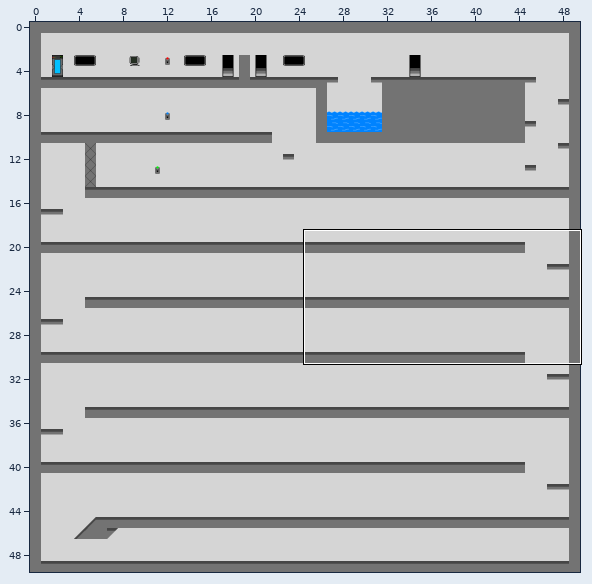
Tiled map, stored at proto_map2.tmx. The first picture is a wide view before the edit; the outline marks the close-up.
Close-up. Before:
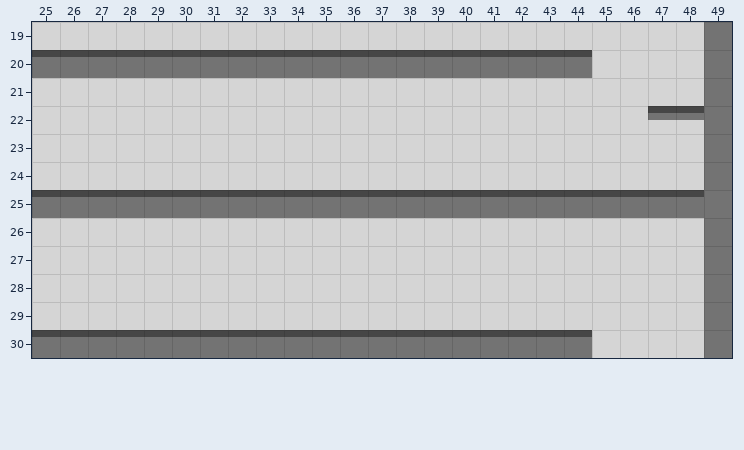
Cells are 128x128 px. Shown: x 25..49, y 19..30. The commit also changed other parts of the map, which this record leaves out.
The result:
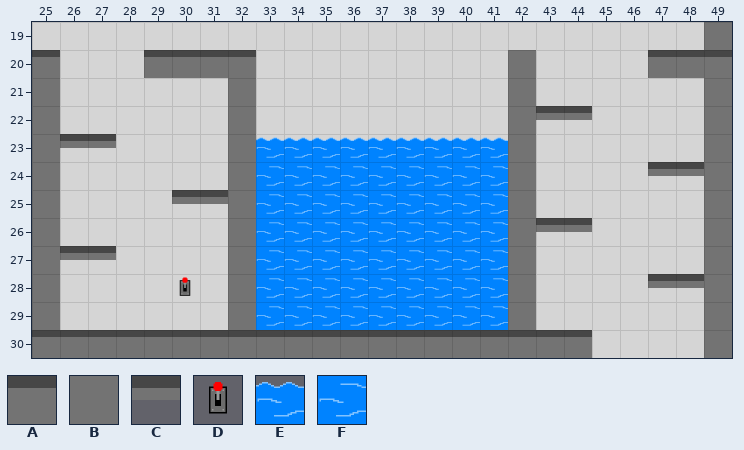
Key: from "Bunker_tiles": A 14 "placeholder_basic_platfo", B 20 "placeholder_light_tile", C 22 "placeholder_thin_platfor", D 40 "lever_red_up", E 49 "water_basic_1", F 63 "water_basic_solid".
_ is an empty cell.
Objects are placed by their top-left corner, in cells (3,4 is the top-left corner of cell 3,4); size is 1x1 cell unless given.
Tiles replaced or removed in this view: A, B, C.
Diff:
Changed rows in their new state; . is an unchanged cell.
Layer "Levers":
added: D "red2" at 30,28
Layer "Danger":
first column x 33:
23 EEEEEEEEE
24 FFFFFFFFF
25 FFFFFFFFF
26 FFFFFFFFF
27 FFFFFFFFF
28 FFFFFFFFF
29 FFFFFFFFF
Layer "Platforms":
first column x 25:
20 .___...._________B__..AAA
21 B......B.........B.......
22 B......B.........BCC..__.
23 BCC....B.........B.......
24 B......B.........B....CC.
25 B____CCB_________B______.
26 B......B.........BCC.....
27 BCC....B.........B.......
28 B......B.........B....CC.
29 B......B.........B.......
